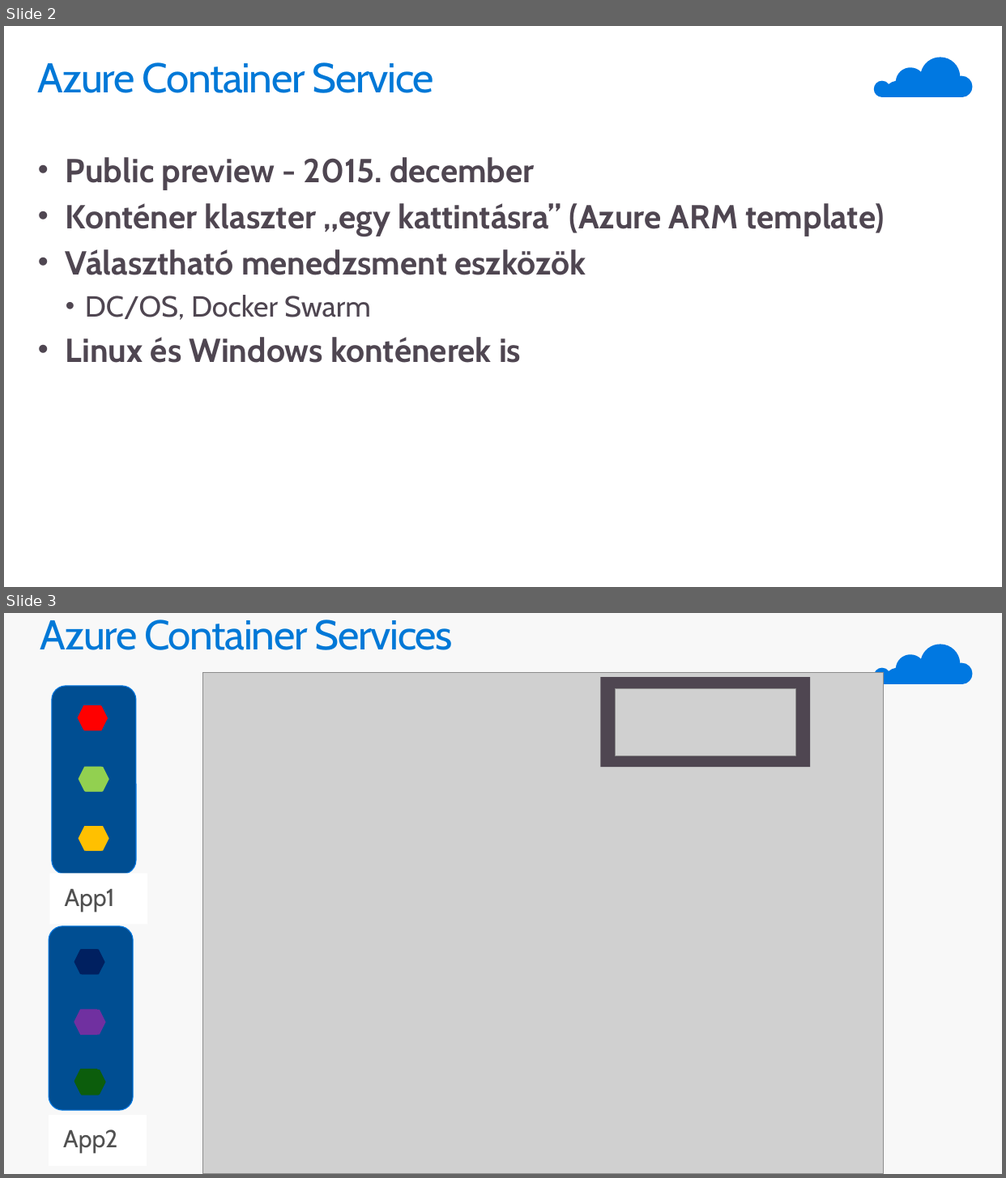
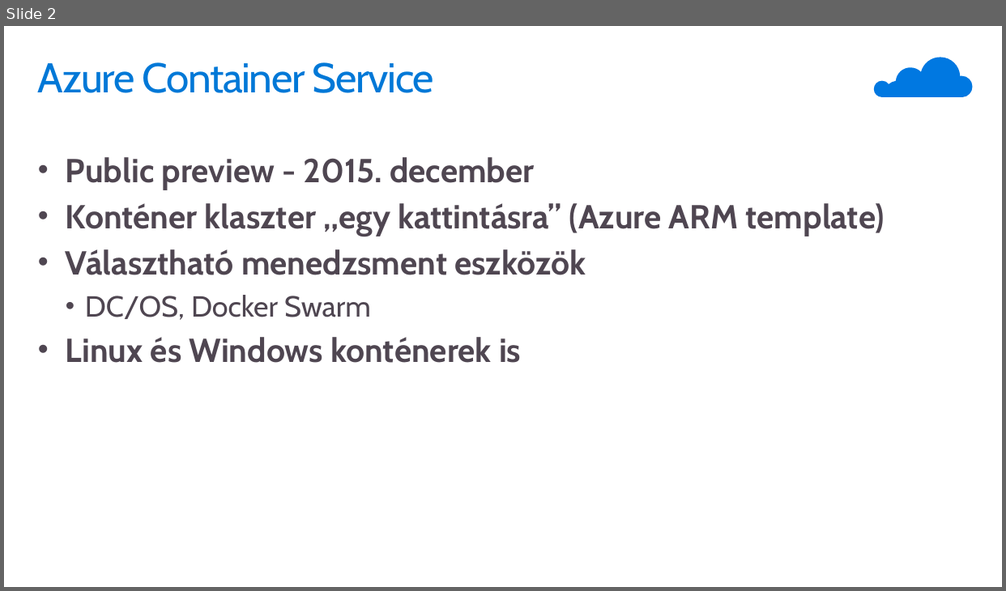
Before and after one commit to ITForumHungary/ITForum2016-DevOps, a slide deck: Session3-OS_to_cloud_platform-Basics_of_Apache_Mesos_based_DCOS/Cloud_OS_with_single_click-Introduction_to_Azure_Container_Service.pptx. Shown one above the other, each under a label of ours: slides 2 and 3 before the commit, slide 2 after it. The pictures are 1006x1178 and 1006x591 pixels, drawn with LibreOffice and Linux fonts; fonts in the diff are those of the drawing; grey boxes stand for pictures. Boxes give left, top, right and bottom in pixels: in the first picture for what was removed or moved away, otherwise in the second. Text is boxed around its words. In the diff, an @@ line names an element or a change of style, - is before the commit and + after.

```diff
--- a/Session3-OS_to_cloud_platform-Basics_of_Apache_Mesos_based_DCOS/Cloud_OS_with_single_click-Introduction_to_Azure_Container_Service.pptx
+++ b/Session3-OS_to_cloud_platform-Basics_of_Apache_Mesos_based_DCOS/Cloud_OS_with_single_click-Introduction_to_Azure_Container_Service.pptx
@@ slide 3 removed at box(4, 613, 1002, 1174), background #F8F8F8; not listed: 1 template element that a slide beside it also shows @@
@@ title removed at box(40, 619, 453, 650) @@
-Azure Container Services
@@ picture removed at box(203, 672, 884, 1174) @@
@@ rectangle removed at box(601, 677, 810, 767) @@
@@ rounded rectangle removed at box(52, 686, 137, 875) @@
@@ hexagon removed at box(78, 705, 107, 730) @@
@@ hexagon removed at box(78, 706, 108, 730) @@
@@ picture removed at box(615, 688, 795, 756) @@
@@ hexagon removed at box(78, 766, 108, 791) @@
@@ hexagon removed at box(79, 767, 108, 792) @@
@@ hexagon removed at box(79, 766, 108, 791) @@
@@ hexagon removed at box(78, 826, 108, 851) @@
@@ hexagon removed at box(79, 826, 108, 851) @@
@@ rectangle removed at box(49, 874, 147, 924) @@
-App1
@@ rounded rectangle removed at box(49, 926, 134, 1111) @@
@@ hexagon removed at box(74, 950, 104, 974) @@
@@ hexagon removed at box(75, 949, 104, 973) @@
@@ hexagon removed at box(76, 950, 105, 974) @@
@@ hexagon removed at box(74, 1010, 104, 1034) @@
@@ hexagon removed at box(74, 1011, 104, 1035) @@
@@ hexagon removed at box(77, 1010, 106, 1034) @@
@@ hexagon removed at box(74, 1069, 104, 1093) @@
@@ hexagon removed at box(75, 1071, 104, 1095) @@
@@ hexagon removed at box(76, 1071, 105, 1095) @@
@@ hexagon removed at box(77, 1070, 106, 1094) @@
@@ rectangle removed at box(49, 1115, 147, 1166) @@
-App2
```
Also in this commit, not shown: 1 slide changed, 1 slide added, 3 other files.
